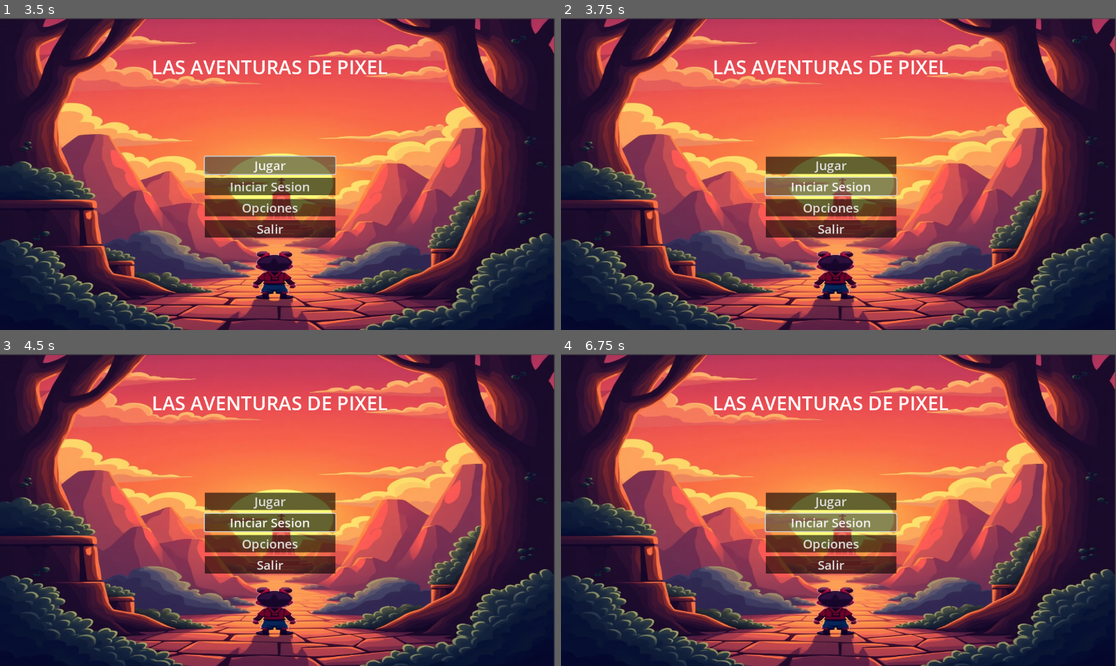
Above: before the commit, frames 1-4 (two rows, left to right).
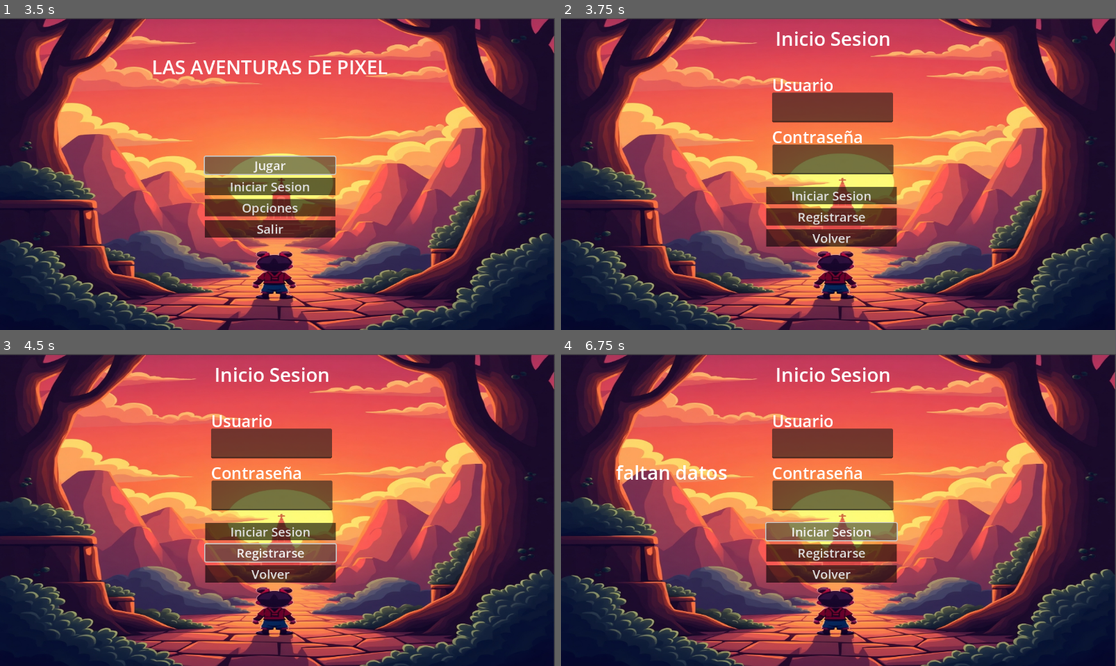
Above: after the commit, the same moments.

Repository: HugoDAM2D/Aventuras-de-Pixel
Game: Godot game, scene res://Escenas/menu.tscn
The game is run twice, just before and just after one commit, with the same random seed, the same clock (stepped at 60 frames per second) and the same inputs. Before the commit the project has no main scene; this scene is started directly in both runs.
Inputs (mouse positions are in pixels of both pictures, inside the frame that each line leads up to):
- Up to frame 1 (3.5 s): click "Opciones" at 0.5 s; click "Volver" at 1.25 s; click "Jugar" at 2 s; click "Jugar" at 2.75 s
- Up to frame 2 (3.75 s): click "Iniciar Sesion" at 3.5 s
- Up to frame 3 (4.5 s): click (271, 553) at 4.25 s, where only the run after the commit has a clickable "Registrarse"
- Up to frame 4 (6.75 s): click (832, 575) at 5 s, where only the run after the commit has a clickable "Volver"; click "Iniciar Sesion" at 5.75 s; click "Iniciar Sesion" at 6.5 s

Frame 1 is identical in both runs. In frame 2, 8.6% of the frame differs, in the area x 27-70%, y 4-74%; in frame 3, 8.9%; in frame 4, 8.9%.
Error after the commit: Parse Error: Could not find type "SQLite" in the current scope. (res://baseDatos/createDataBase.gd:3)

Commit message:
Implementacion de Inicio Sesion
Se ha creado la escena de iniciar Sesion
Se ha hecho la prueba de inicio de sesion

Diff:
--- /dev/null
+++ b/menu/Escenas/inicioSesion.tscn
@@ -0,0 +1,167 @@
+[gd_scene load_steps=6 format=3 uid="uid://dbowkksthp3pt"]
+
+[ext_resource type="Script" uid="uid://bny6x6pdwvim1" path="res://scripts/opciones.gd" id="1_b3crd"]
+[ext_resource type="Texture2D" uid="uid://bjupsinkvrl1x" path="res://FondoMenu/Flux_Dev_A_vibrant_highcontrast_background_image_for_a_2D_plat_1.jpeg" id="2_be1uu"]
+
+[sub_resource type="StyleBoxFlat" id="StyleBoxFlat_p25xy"]
+bg_color = Color(0, 0, 0, 0.607843)
+
+[sub_resource type="StyleBoxFlat" id="StyleBoxFlat_17m5t"]
+bg_color = Color(0, 0, 0, 0.607843)
+
+[sub_resource type="StyleBoxFlat" id="StyleBoxFlat_kim34"]
+bg_color = Color(0, 0, 0, 0.607843)
+
+[node name="InicioSesion" type="Control"]
+layout_mode = 3
+anchor_right = 1.023
+anchor_bottom = 1.035
+offset_right = -37.496
+offset_bottom = -20.6801
+grow_horizontal = 2
+grow_vertical = 2
+script = ExtResource("1_b3crd")
+
+[node name="ColorRect" type="ColorRect" parent="."]
+layout_mode = 1
+anchors_preset = -1
+anchor_left = 0.5
+anchor_top = 0.5
+anchor_right = 0.647
+anchor_bottom = 0.708
+offset_right = -227.262
+offset_bottom = -183.04
+grow_horizontal = 2
+grow_vertical = 2
+color = Color(0.312583, 0.317954, 0.332728, 1)
+
+[node name="TextureRect" type="TextureRect" parent="."]
+layout_mode = 1
+anchors_preset = 15
+anchor_right = 1.0
+anchor_bottom = 1.0
+offset_left = -4.0
+offset_top = 2.0
+offset_right = 9.0
+offset_bottom = 8.0
+grow_horizontal = 2
+grow_vertical = 2
+texture = ExtResource("2_be1uu")
+expand_mode = 1
+
+[node name="VBoxContainer" type="VBoxContainer" parent="."]
+layout_mode = 1
+anchors_preset = -1
+anchor_left = 0.5
+anchor_top = 0.556
+anchor_right = 0.5
+anchor_bottom = 0.556
+offset_left = -144.5
+offset_top = -10.4
+offset_right = 126.5
+offset_bottom = 189.6
+grow_horizontal = 2
+grow_vertical = 2
+theme_override_constants/separation = 8
+
+[node name="IniciarSesion" type="Button" parent="VBoxContainer"]
+layout_mode = 2
+theme_override_font_sizes/font_size = 26
+theme_override_styles/normal = SubResource("StyleBoxFlat_p25xy")
+text = "Iniciar Sesion"
+
+[node name="Registrarse" type="Button" parent="VBoxContainer"]
+layout_mode = 2
+theme_override_font_sizes/font_size = 26
+theme_override_styles/normal = SubResource("StyleBoxFlat_17m5t")
+text = "Registrarse"
+
+[node name="Volver" type="Button" parent="VBoxContainer"]
+layout_mode = 2
+theme_override_font_sizes/font_size = 26
+theme_override_styles/normal = SubResource("StyleBoxFlat_kim34")
+text = "Volver"
+
+[node name="LabelInicioSesion" type="Label" parent="."]
+layout_mode = 1
+anchors_preset = 8
+anchor_left = 0.5
+anchor_top = 0.5
+anchor_right = 0.5
+anchor_bottom = 0.5
+offset_left = -183.5
+offset_top = -310.0
+offset_right = 173.5
+offset_bottom = -249.0
+grow_horizontal = 2
+grow_vertical = 2
+theme_override_font_sizes/font_size = 40
+text = "Inicio Sesion"
+horizontal_alignment = 1
+
+[node name="result_label" type="Label" parent="."]
+layout_mode = 1
+anchors_preset = 8
+anchor_left = 0.5
+anchor_top = 0.5
+anchor_right = 0.5
+anchor_bottom = 0.5
+offset_left = -519.5
+offset_top = -107.0
+offset_right = -162.5
+offset_bottom = -45.9999
+grow_horizontal = 2
+grow_vertical = 2
+theme_override_font_sizes/font_size = 40
+horizontal_alignment = 1
+
+[node name="LabelUsuario" type="Label" parent="."]
+layout_mode = 1
+anchors_preset = 8
+anchor_left = 0.5
+anchor_top = 0.5
+anchor_right = 0.5
+anchor_bottom = 0.5
+offset_left = -246.5
+offset_top = -210.0
+offset_right = 110.5
+offset_bottom = -149.0
+grow_horizontal = 2
+grow_vertical = 2
+theme_override_font_sizes/font_size = 34
+text = "Usuario"
+horizontal_alignment = 1
+
+[node name="LabelContraseña" type="Label" parent="."]
+layout_mode = 1
+anchors_preset = 8
+anchor_left = 0.5
+anchor_top = 0.5
+anchor_right = 0.5
+anchor_bottom = 0.5
+offset_left = -216.5
+offset_top = -102.0
+offset_right = 140.5
+offset_bottom = -40.9999
+grow_horizontal = 2
+grow_vertical = 2
+theme_override_font_sizes/font_size = 34
+text = "Contraseña"
+horizontal_alignment = 1
+
+[node name="Usuario" type="TextEdit" parent="."]
+layout_mode = 0
+offset_left = 438.0
+offset_top = 155.0
+offset_right = 689.0
+offset_bottom = 217.0
+
+[node name="Contraseña" type="TextEdit" parent="."]
+layout_mode = 0
+offset_left = 439.0
+offset_top = 263.0
+offset_right = 690.0
+offset_bottom = 325.0
+
+[connection signal="pressed" from="VBoxContainer/IniciarSesion" to="." method="_on_iniciar_sesion_pressed"]
+[connection signal="pressed" from="VBoxContainer/Volver" to="." method="_on_volver_pressed"]
--- a/menu/Escenas/menu.tscn
+++ b/menu/Escenas/menu.tscn
@@ -108,6 +108,13 @@
 text = "LAS AVENTURAS DE PIXEL"
 horizontal_alignment = 1
 
+[node name="Usuario" type="Label" parent="."]
+layout_mode = 0
+offset_left = 934.0
+offset_top = 30.0
+offset_right = 1123.0
+offset_bottom = 116.0
+
 [connection signal="pressed" from="VBoxContainer/Jugar" to="." method="_on_jugar_pressed"]
 [connection signal="pressed" from="VBoxContainer/Inicio Sesion" to="." method="_on_inicio_sesion_pressed"]
 [connection signal="pressed" from="VBoxContainer/Opciones" to="." method="_on_opciones_pressed"]
--- a/menu/Escenas/opciones.tscn
+++ b/menu/Escenas/opciones.tscn
@@ -1,6 +1,6 @@
 [gd_scene load_steps=6 format=3 uid="uid://b6fjqpwi4atx3"]
 
-[ext_resource type="Script" uid="uid://bny6x6pdwvim1" path="res://opciones.gd" id="1_56tvd"]
+[ext_resource type="Script" uid="uid://bny6x6pdwvim1" path="res://scripts/opciones.gd" id="1_56tvd"]
 [ext_resource type="Texture2D" uid="uid://bjupsinkvrl1x" path="res://FondoMenu/Flux_Dev_A_vibrant_highcontrast_background_image_for_a_2D_plat_1.jpeg" id="1_idus3"]
 
 [sub_resource type="StyleBoxFlat" id="StyleBoxFlat_p25xy"]
--- /dev/null
+++ b/menu/baseDatos/createDataBase.gd
@@ -0,0 +1,55 @@
+extends Node
+
+var db : SQLite = SQLite.new()
+
+func _ready():
+	var db_path = "user://mi_base_de_datos.sqlite"
+
+	if not FileAccess.file_exists(db_path):
+		db.path = db_path
+		db.open_db()
+		crear_tablas()
+		db.close_db()
+		print("Base de datos creada.")
+	else:
+		print("La base de datos ya existe, no se creó de nuevo.")
+
+func crear_tablas():
+	db.query("""
+		CREATE TABLE IF NOT EXISTS Usuario (
+			id INTEGER PRIMARY KEY AUTOINCREMENT,
+			username TEXT NOT NULL,
+			password_hash TEXT NOT NULL,
+		);
+	""")
+
+	db.query("""
+		CREATE TABLE IF NOT EXISTS Nivel (
+			id INTEGER PRIMARY KEY AUTOINCREMENT,
+			nombre TEXT NOT NULL,
+			descripcion TEXT,
+			dificultad INTEGER
+		);
+	""")
+
+	db.query("""
+		CREATE TABLE IF NOT EXISTS Puntuacion (
+			id INTEGER PRIMARY KEY AUTOINCREMENT,
+			usuario_id INTEGER NOT NULL,
+			nivel_id INTEGER NOT NULL,
+			puntuacion INTEGER NOT NULL,
+			FOREIGN KEY(usuario_id) REFERENCES Usuario(id),
+			FOREIGN KEY(nivel_id) REFERENCES Nivel(id)
+		);
+	""")
+
+	db.query("""
+		CREATE TABLE IF NOT EXISTS Tiempo (
+			id INTEGER PRIMARY KEY AUTOINCREMENT,
+			usuario_id INTEGER NOT NULL,
+			nivel_id INTEGER NOT NULL,
+			tiempo_segundos INTEGER NOT NULL,
+			FOREIGN KEY(usuario_id) REFERENCES Usuario(id),
+			FOREIGN KEY(nivel_id) REFERENCES Nivel(id)
+		);
+	""")
--- a/menu/opciones.gd
+++ /dev/null
@@ -1,5 +0,0 @@
-extends Control
-
-
-func _on_volver_pressed() -> void:
-	get_tree().change_scene_to_file("res://Escenas/menu.tscn")
--- a/menu/project.godot
+++ b/menu/project.godot
@@ -11,8 +11,18 @@
 [application]
 
 config/name="Menu"
+run/main_scene="uid://cop15v8wf1bq"
 config/features=PackedStringArray("4.4", "GL Compatibility")
 config/icon="res://icon.svg"
+
+[autoload]
+
+CreateDataBase="*res://baseDatos/createDataBase.gd"
+UsuarioMenu="*res://scripts/usuarioMenu.gd"
+
+[editor_plugins]
+
+enabled=PackedStringArray("res://addons/godot-sqlite/plugin.cfg")
 
 [rendering]
 
--- /dev/null
+++ b/menu/scripts/iniciar_sesion.gd
@@ -0,0 +1 @@
+extends Control
--- a/menu/scripts/menu.gd
+++ b/menu/scripts/menu.gd
@@ -1,4 +1,7 @@
 extends Control
+
+func _ready():
+	$Usuario.text = UsuarioMenu.usuario_actual
 
 
 func _on_jugar_pressed() -> void:
@@ -12,4 +15,4 @@
 	get_tree().quit()
 
 func _on_inicio_sesion_pressed() -> void:
-	pass # Replace with function body.
+	get_tree().change_scene_to_file("res://Escenas/inicioSesion.tscn")
--- /dev/null
+++ b/menu/scripts/opciones.gd
@@ -0,0 +1,25 @@
+extends Control
+
+@onready var username_textedit = $Usuario
+@onready var password_textedit = $"Contraseña"
+@onready var status_label = $result_label
+var users = {"usuario1": "contraseña1", "usuario2": "contraseña2"}
+
+func _on_volver_pressed() -> void:
+	get_tree().change_scene_to_file("res://Escenas/menu.tscn")
+
+func _on_iniciar_sesion_pressed() -> void:
+	_on_login_pressed()
+
+func _on_login_pressed() :
+	var username = username_textedit.text.strip_edges()
+	var password = password_textedit.text.strip_edges()
+
+	if username == "" or password == "":
+		status_label.text = "faltan datos"
+	elif users.has(username) and users[username] == password:
+		status_label.text = "Inicio de sesión exitoso"
+		UsuarioMenu.usuario_actual = username  # ← Guarda el usuario
+		get_tree().change_scene_to_file("res://Escenas/menu.tscn")  # Cambia de escena
+	else:
+		status_label.text = "Usuario o contraseña incorrectos"
--- /dev/null
+++ b/menu/scripts/usuarioMenu.gd
@@ -0,0 +1,2 @@
+extends Node
+var usuario_actual = ""
Not shown, added: menu/addons/godot-sqlite/gdsqlite.gdextension.uid
Not shown, added: menu/addons/godot-sqlite/godot-sqlite.gd
Not shown, added: menu/addons/godot-sqlite/godot-sqlite.gd.uid
Not shown, added: menu/addons/godot-sqlite/plugin.cfg
Not shown, added: menu/baseDatos/createDataBase.gd.uid
Not shown, added: menu/scripts/iniciar_sesion.gd.uid
Renamed: menu/opciones.gd.uid -> menu/scripts/opciones.gd.uid
Not shown, added: menu/scripts/usuarioMenu.gd.uid
Not shown, added: menu/addons/godot-sqlite/LICENSE.md
Not shown, added: menu/addons/godot-sqlite/bin/libgdsqlite.android.template_debug.arm64.so
Not shown, added: menu/addons/godot-sqlite/bin/libgdsqlite.android.template_debug.x86_64.so
Not shown, added: menu/addons/godot-sqlite/bin/libgdsqlite.android.template_release.arm64.so
(and 29 more such lines)
